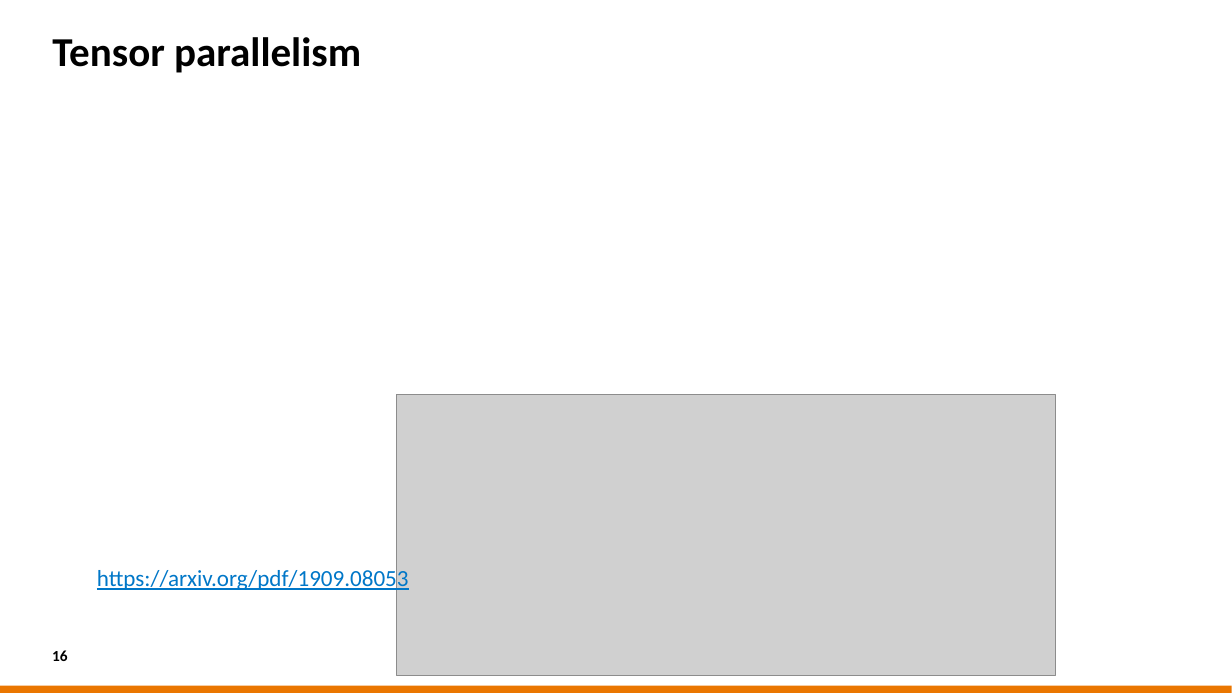
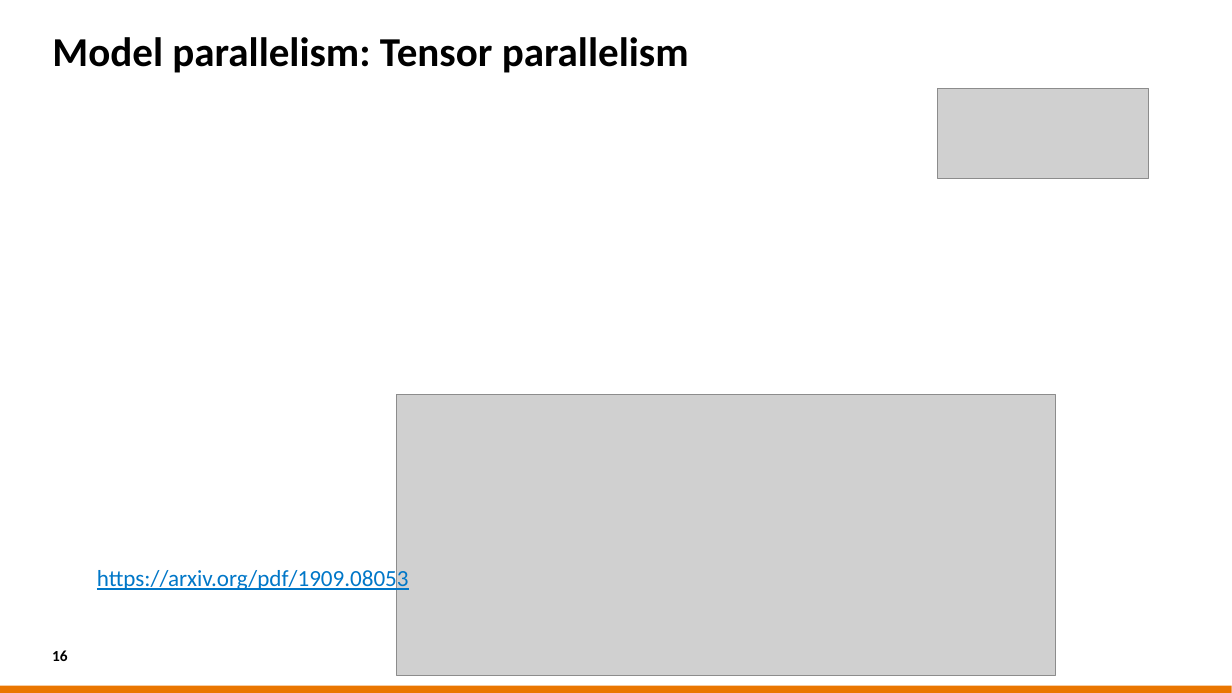
Before and after one commit to sara-nl/HPML-course-materials, a slide deck: slide 16 of Day2/slides/Parallel_Computing_for_DL.pptx. Drawn at 1232x693 pixels with LibreOffice and Linux fonts; fonts in the diff are those of the drawing; grey boxes stand for pictures; background and template pictures are left out. Boxes give left, top, right and bottom in pixels: in the first picture for what was removed or moved away, otherwise in the second. Text is boxed around its words. In the diff, an @@ line names an element or a change of style, - is before the commit and + after.

```diff
--- a/Day2/slides/Parallel_Computing_for_DL.pptx
+++ b/Day2/slides/Parallel_Computing_for_DL.pptx
@@ title at box(52, 37, 689, 73): text changed @@
-Tensor parallelism
+Model parallelism: Tensor parallelism
@@ picture added at box(938, 88, 1150, 177) @@
```
Also in this commit, not shown: 9 other slides changed, 3 slides added, 1 other file.
